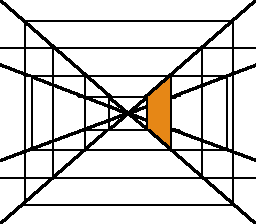
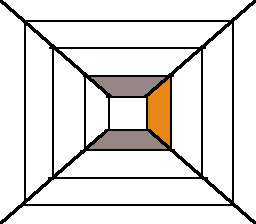
Before/after of a 256×224 layered artwork. What changed in the layer stack:
removed layer "変形" over [0, 47, 256, 179]
painted on "背景" over [0, 47, 256, 179]